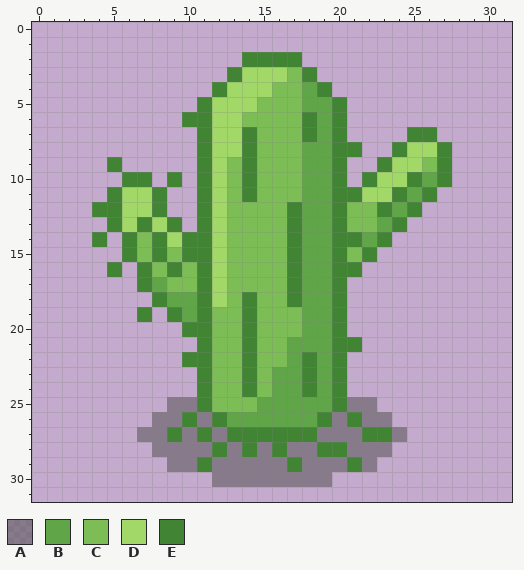
Two states of a pixel-art file, _Data/LevelObject/cactus_A.aseprite. The picture above is the old version.
32x32 pixels, 1 frame. Colours within 5 levels of each other are drawn and written as one.
Visible layers, top first: "Layer 1", "Shadow".
Palette (. is transparent): A #4c4c4c81  B #60a547  C #7dbd55  D #a2d867  E #408434
Pixels before, first column x 4:
 2 ..........EEEE..........
 3 .........EDDDCE.........
 4 ........EDDDCCBE........
 5 .......EDDDCCCBBE.......
 6 ......EEDDCCCCEBE.......
 7 .......EDDECCCEBE....EE.
 8 .......EDDECCCBBEE..EDDE
 9 .E.....EDCECCCBBE..EDDCE
10 ..EE.E.EDCECCCBBE.EDDEBE
11 .EDDE..EDCECCCBBEEDDEBE.
12 EEDDE..EDCCCCEBBECCEBE..
13 .EDEDE.EDCCCCEBBECCBE...
14 E.ECEDEEDCCCCEBBEEBE....
15 ..ECECEEDCCCCEBBECE.....
16 .E.ECECEDCCCCEBBEE......
17 ...EBCCEDCCCCEBBE.......
18 ....EBBEDCECCEBBE.......
19 ...E.EBECCECCCBBE.......
20 ......EECCECCCBBE.......
21 .......ECCECCBBBEE......
22 ......EECCECCBEBE.......
23 .......ECCECBBEBE.......
24 .......ECCECBBEBE.......
25 .....AAECCCBBBBBEAA.....
26 ....AAEAEBBBBBBEAEAA....
27 ...AAEAEAEEEEEEAAAEEA...
28 ....AAAAEAEAEAAEEAAA....
29 .....AAEAAAAAEAAAEA.....
30 ........AAAAAAAA........
After the commit:
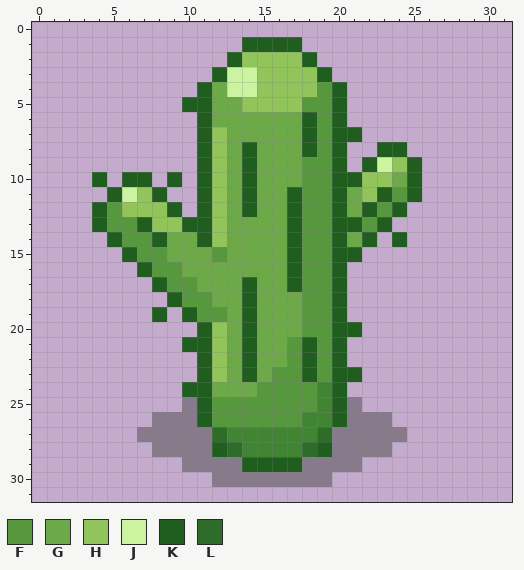
Colours new in this view: F #57983f  G #6ea949  H #91c45a  J #ccf4a0  K #205e20  L #2e6d29
Commit: 仙人掌素材修正
Edits made:
Changed rows in their new state; - is an unchanged pixel.
Layers "Layer 1", "Shadow":
first column x 4:
 1 ----------KKKK----------
 2 ---------KHHHHK---------
 3 --------KJJHHHHK--------
 4 -------KGJJHHHHFK-------
 5 ------KKGGHHHHFFK-------
 6 ------.KGGGGGGKFK-------
 7 -------KHGGGGGKFKK---..-
 8 -------KHGKGGGKFK.-KK...
 9 -.-----KHGKGGGFFK-KJHK..
10 K-KK-K-KHGKGGGFFKKHHGK..
11 -KJHK--KHGKGGKFFKGHKFK.-
12 KFHHHK-KHGKGGKFFKGKFK.--
13 KFFKHHKKHGGGGKFFKKFK.---
14 .KFFKGGKHGGGGKFFKGK.K---
15 --KFFGGGFGGGGKFFKK.-----
16 -.-KFFGGGGGGGKFFK.------
17 ---.KFFGGGKGGKFFK-------
18 ----.KFFGGKGGGFFK-------
19 ---.K.KFFGKGGGFFK-------
20 ------.KHGKGGGFFKK------
21 ------KKHGKGGFKFK.------
22 ------.KHGKGGFKFK-------
23 -------KHGKGFFKFKK------
24 ------KKGGGFFFFEK-------
25 -----.-KFFFFFFFEK-.-----
26 ------AKFFFFFFE-KA------
27 -----A-AL------L--AA----
28 --------KL-E-ELKA-------
29 -----.-A--KKKK---A.-----
Pixel boxes of the changes (left, top, right, bottom) in both pictures:
changed: (92, 37, 452, 472)
